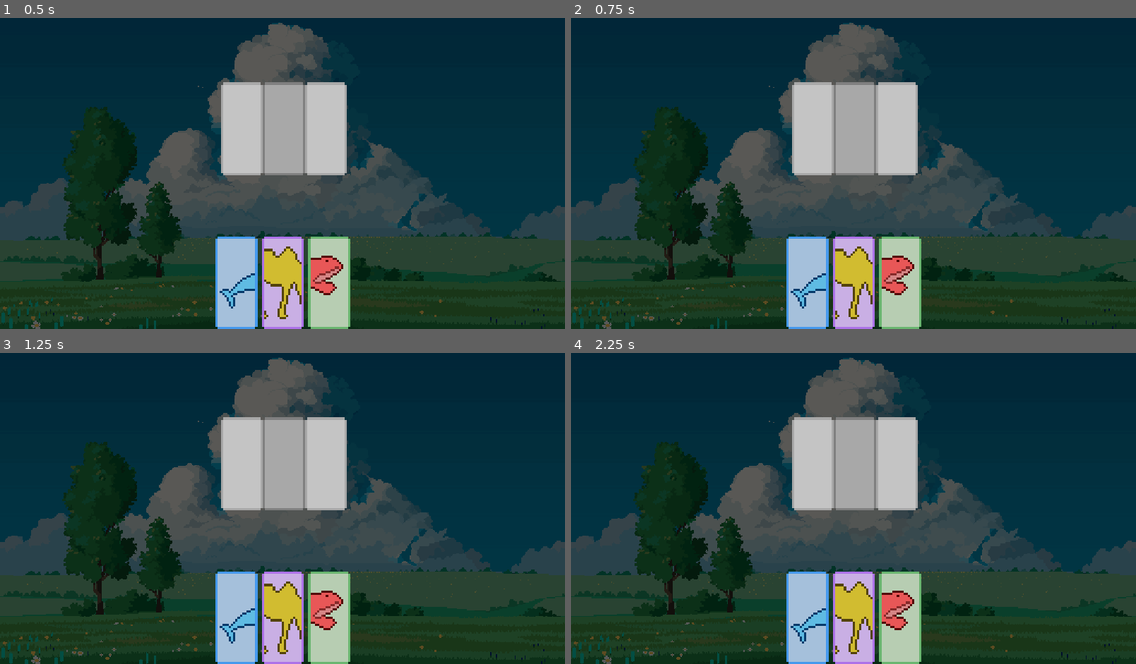
Above: before the commit, frames 1-4 (two rows, left to right).
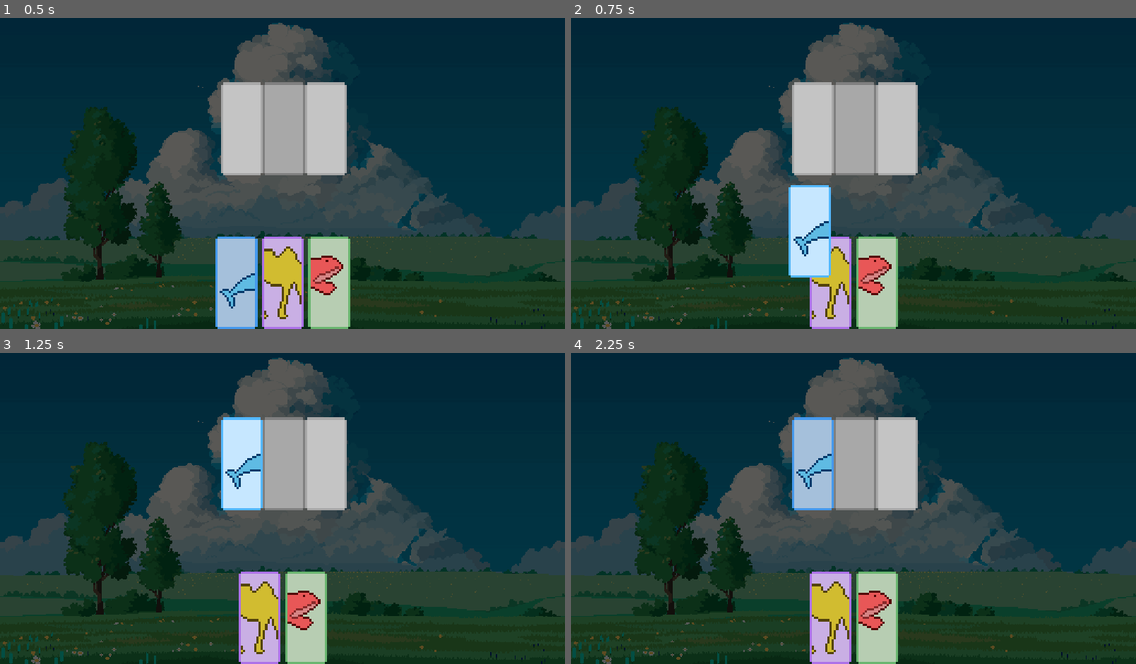
Above: after the commit, the same moments.

Repository: brianyyang/critteria
Game: Godot game, scene res://scenes/contest/contest.tscn
Two runs of this game, one before a commit and one after it. Both use one fixed random seed, a clock stepped at 60 frames per second and the inputs below.
Inputs (mouse positions are in pixels of both pictures, inside the frame that each line leads up to):
- Up to frame 1 (0.5 s): no input
- Up to frame 2 (0.75 s): tap Enter at 0.5 s; drag from (808, 282) to (813, 129) at 0.52 s
- Up to frame 3 (1.25 s): no input
- Up to frame 4 (2.25 s): tap Space at 1.25 s; drag from (853, 617) to (813, 464) at 1.27 s; tap Enter at 2 s; move the mouse to (898, 617) at 2.02 s; hold Right mouse button (right_mouse) from 2.03 s (still down)

Frame 1 is identical in both runs. In frame 2, 7.2% of the frame differs, in the area x 38-62%, y 53-100%; in frame 3, 8.2%, in the area x 38-62%, y 20-100%; in frame 4, 8.2%.

Commit message:
Implement dragging and dropping body parts

Diff:
--- a/scenes/card/animal_combo.tscn
+++ b/scenes/card/animal_combo.tscn
@@ -14,10 +14,11 @@
 offset_bottom = 84.0
 mouse_filter = 2
 
-[node name="LowerDropArea" type="Area2D" parent="."]
+[node name="LowerDropArea" type="Area2D" parent="." node_paths=PackedStringArray("hovered_sprite")]
 position = Vector2(19, 42)
-collision_layer = 2
+collision_layer = 8
 script = ExtResource("1_c0ka6")
+hovered_sprite = NodePath("HoveredSprite")
 
 [node name="CollisionShape2D" type="CollisionShape2D" parent="LowerDropArea"]
 shape = SubResource("RectangleShape2D_rbfse")
@@ -35,9 +36,12 @@
 region_enabled = true
 region_rect = Rect2(19, 0, 19, 42)
 
-[node name="TorsoDropArea" type="Area2D" parent="."]
+[node name="TorsoDropArea" type="Area2D" parent="." node_paths=PackedStringArray("hovered_sprite")]
 position = Vector2(57, 42)
-collision_layer = 4
+collision_layer = 16
+collision_mask = 2
+script = ExtResource("1_c0ka6")
+hovered_sprite = NodePath("HoveredSprite")
 
 [node name="CollisionShape2D" type="CollisionShape2D" parent="TorsoDropArea"]
 shape = SubResource("RectangleShape2D_rbfse")
@@ -55,9 +59,12 @@
 region_enabled = true
 region_rect = Rect2(57, 0, 19, 42)
 
-[node name="HeadDropArea" type="Area2D" parent="."]
+[node name="HeadDropArea" type="Area2D" parent="." node_paths=PackedStringArray("hovered_sprite")]
 position = Vector2(95, 42)
-collision_layer = 8
+collision_layer = 32
+collision_mask = 4
+script = ExtResource("1_c0ka6")
+hovered_sprite = NodePath("HoveredSprite")
 
 [node name="CollisionShape2D" type="CollisionShape2D" parent="HeadDropArea"]
 shape = SubResource("RectangleShape2D_rbfse")
@@ -77,3 +84,7 @@
 
 [connection signal="area_entered" from="LowerDropArea" to="LowerDropArea" method="_on_body_part_entered"]
 [connection signal="area_exited" from="LowerDropArea" to="LowerDropArea" method="_on_body_part_exited"]
+[connection signal="area_entered" from="TorsoDropArea" to="TorsoDropArea" method="_on_body_part_entered"]
+[connection signal="area_exited" from="TorsoDropArea" to="TorsoDropArea" method="_on_body_part_exited"]
+[connection signal="area_entered" from="HeadDropArea" to="HeadDropArea" method="_on_body_part_entered"]
+[connection signal="area_exited" from="HeadDropArea" to="HeadDropArea" method="_on_body_part_exited"]
--- a/scenes/card/body_part_ui.tscn
+++ b/scenes/card/body_part_ui.tscn
@@ -17,8 +17,8 @@
 custom_minimum_size = Vector2(38, 84)
 layout_mode = 3
 anchors_preset = 0
-offset_right = 34.0
-offset_bottom = 80.0
+offset_right = 38.0
+offset_bottom = 84.0
 mouse_default_cursor_shape = 2
 script = ExtResource("1_uh4gl")
 card_state_machine = NodePath("CardStateMachine")
@@ -73,3 +73,5 @@
 [connection signal="gui_input" from="." to="." method="_on_gui_input"]
 [connection signal="mouse_entered" from="." to="." method="_on_mouse_entered"]
 [connection signal="mouse_exited" from="." to="." method="_on_mouse_exited"]
+[connection signal="area_entered" from="DropPointDetector" to="." method="_on_drop_point_detector_area_entered"]
+[connection signal="area_exited" from="DropPointDetector" to="." method="_on_drop_point_detector_area_exited"]
--- a/scenes/contest/contest.tscn
+++ b/scenes/contest/contest.tscn
@@ -1,8 +1,9 @@
-[gd_scene load_steps=7 format=3 uid="uid://cw31bqkdsxw7u"]
+[gd_scene load_steps=8 format=3 uid="uid://cw31bqkdsxw7u"]
 
 [ext_resource type="Texture2D" uid="uid://bpigqxmdjkhk5" path="res://assets/backgrounds/nature_5/orig.png" id="1_bo2eo"]
 [ext_resource type="PackedScene" uid="uid://dc2nw2w335ql" path="res://scenes/card/body_part_ui.tscn" id="2_rqxsh"]
 [ext_resource type="Resource" uid="uid://c5ty6itlg8hf3" path="res://resources/animals/parts/dolphin_lower.tres" id="3_mpf2u"]
+[ext_resource type="Script" uid="uid://cfw4ywbh3agh2" path="res://scripts/hand.gd" id="3_ofswt"]
 [ext_resource type="Resource" uid="uid://cy82lmofif0ao" path="res://resources/animals/parts/camel_torso.tres" id="4_4vqkc"]
 [ext_resource type="Resource" uid="uid://cis3yao0x75gb" path="res://resources/animals/parts/frog_head.tres" id="4_ok10d"]
 [ext_resource type="PackedScene" uid="uid://c4lwvrgypfgym" path="res://scenes/card/animal_combo.tscn" id="6_4vqkc"]
@@ -37,6 +38,7 @@
 size_flags_horizontal = 4
 size_flags_vertical = 4
 alignment = 1
+script = ExtResource("3_ofswt")
 
 [node name="BodyPartUI" parent="ContestUI/Hand" instance=ExtResource("2_rqxsh")]
 layout_mode = 2
--- a/scripts/body_part_ui.gd
+++ b/scripts/body_part_ui.gd
@@ -1,5 +1,10 @@
 class_name BodyPartUI
 extends Control
+
+const BODY_SPRITE_WIDTH = 17
+const BODY_SPRITE_HEIGHT = 35
+const CARD_SPRITE_WIDTH = 19
+const CARD_SPRITE_HEIGHT = 42
 
 signal reparent_requested(which_body_part: BodyPartUI)
 
@@ -9,10 +14,7 @@
 @export var card_sprite: Sprite2D
 @export var drop_point_detector: Area2D
 
-const BODY_SPRITE_WIDTH = 17
-const BODY_SPRITE_HEIGHT = 35
-const CARD_SPRITE_WIDTH = 19
-const CARD_SPRITE_HEIGHT = 42
+var target_drop_points: Array[BodyDropArea] = []
 
 # set up sprites, drop area layer + mask, and card state machine
 func _ready() -> void:
@@ -43,3 +45,10 @@
 
 func _on_mouse_exited() -> void:
 	card_state_machine.on_mouse_exited()
+
+func _on_drop_point_detector_area_entered(area: Area2D) -> void:
+	if not target_drop_points.has(area):
+		target_drop_points.append(area)
+
+func _on_drop_point_detector_area_exited(area: Area2D) -> void:
+	target_drop_points.erase(area)
--- a/scripts/card_states/card_base_state.gd
+++ b/scripts/card_states/card_base_state.gd
@@ -5,6 +5,7 @@
 	if not body_part_ui.is_node_ready():
 		await body_part_ui.ready
 
+	body_part_ui.card_sprite.modulate = Color(1, 1, 1)
 	body_part_ui.reparent_requested.emit(body_part_ui)
 	body_part_ui.pivot_offset = Vector2.ZERO
 
@@ -12,3 +13,9 @@
 	if event.is_action_pressed("left_mouse"):
 		body_part_ui.pivot_offset = body_part_ui.get_global_mouse_position() - body_part_ui.global_position
 		transition_requested.emit(self, CardState.State.Clicked)
+
+func on_mouse_entered() -> void:
+	body_part_ui.card_sprite.modulate = Color(1.2, 1.2, 1.2)
+
+func on_mouse_exited() -> void:
+	body_part_ui.card_sprite.modulate = Color(1, 1, 1)
--- a/scripts/card_states/card_dragging_state.gd
+++ b/scripts/card_states/card_dragging_state.gd
@@ -1,10 +1,17 @@
 class_name CardDraggingState
 extends CardState
+
+const DRAG_MINIMUM_THRESHOLD := 0.05
+var minimum_drag_time_elapsed := false
 
 func enter() -> void:
 	var ui_layer := get_tree().get_first_node_in_group("ui_layer")
 	if ui_layer:
 		body_part_ui.reparent(ui_layer)
+
+	minimum_drag_time_elapsed = false
+	var threshold_timer := get_tree().create_timer(DRAG_MINIMUM_THRESHOLD, false)
+	threshold_timer.timeout.connect(func(): minimum_drag_time_elapsed = true)
 
 func on_input(event: InputEvent) -> void:
 	var is_mouse_motion := event is InputEventMouseMotion
@@ -16,6 +23,9 @@
 
 	if cancel:
 		transition_requested.emit(self, CardState.State.Base)
-	elif confirm:
+	elif minimum_drag_time_elapsed and confirm:
 		get_viewport().set_input_as_handled()
-		transition_requested.emit(self, CardState.State.Released)
+		if body_part_ui.target_drop_points.is_empty():
+			transition_requested.emit(self, CardState.State.Base)
+		else:
+			transition_requested.emit(self, CardState.State.Released)
--- a/scripts/card_states/card_released_state.gd
+++ b/scripts/card_states/card_released_state.gd
@@ -1,5 +1,31 @@
 class_name CardReleasedState
 extends CardState
 
+const CARD_SPRITE_OFFSET = Vector2(BodyPartUI.CARD_SPRITE_WIDTH, BodyPartUI.CARD_SPRITE_HEIGHT)
+var in_combo_area: bool
+
 func enter() -> void:
-	pass
+	in_combo_area = false
+	if not body_part_ui.target_drop_points.is_empty():
+		in_combo_area = true
+		var drop_area = body_part_ui.target_drop_points.get(0)
+		body_part_ui.position = drop_area.global_position - CARD_SPRITE_OFFSET
+
+func on_input(_event: InputEvent) -> void:
+	if in_combo_area:
+		return
+	transition_requested.emit(self, CardState.State.Base)
+
+func on_gui_input(event: InputEvent) -> void:
+	if in_combo_area:
+		if event.is_action_pressed("left_mouse"):
+			body_part_ui.pivot_offset = body_part_ui.get_global_mouse_position() - body_part_ui.global_position
+			transition_requested.emit(self, CardState.State.Clicked)
+	else:
+		transition_requested.emit(self, CardState.State.Base)
+
+func on_mouse_entered() -> void:
+	body_part_ui.card_sprite.modulate = Color(1.2, 1.2, 1.2)
+
+func on_mouse_exited() -> void:
+	body_part_ui.card_sprite.modulate = Color(1, 1, 1)
--- a/scripts/card_states/card_state_machine.gd
+++ b/scripts/card_states/card_state_machine.gd
@@ -23,7 +23,7 @@
 
 func on_gui_input(event: InputEvent) -> void:
 	if current_state:
-		current_state.on_input(event)
+		current_state.on_gui_input(event)
 
 func on_mouse_entered() -> void:
 	if current_state:
--- /dev/null
+++ b/scripts/hand.gd
@@ -0,0 +1,10 @@
+class_name Hand
+extends HBoxContainer
+
+func _ready() -> void:
+	for child in get_children():
+		var body_part_ui := child as BodyPartUI
+		body_part_ui.reparent_requested.connect(_on_body_part_ui_reparent_requested)
+
+func _on_body_part_ui_reparent_requested(child: BodyPartUI) -> void:
+	child.reparent(self)
Not shown, added: scripts/hand.gd.uid
